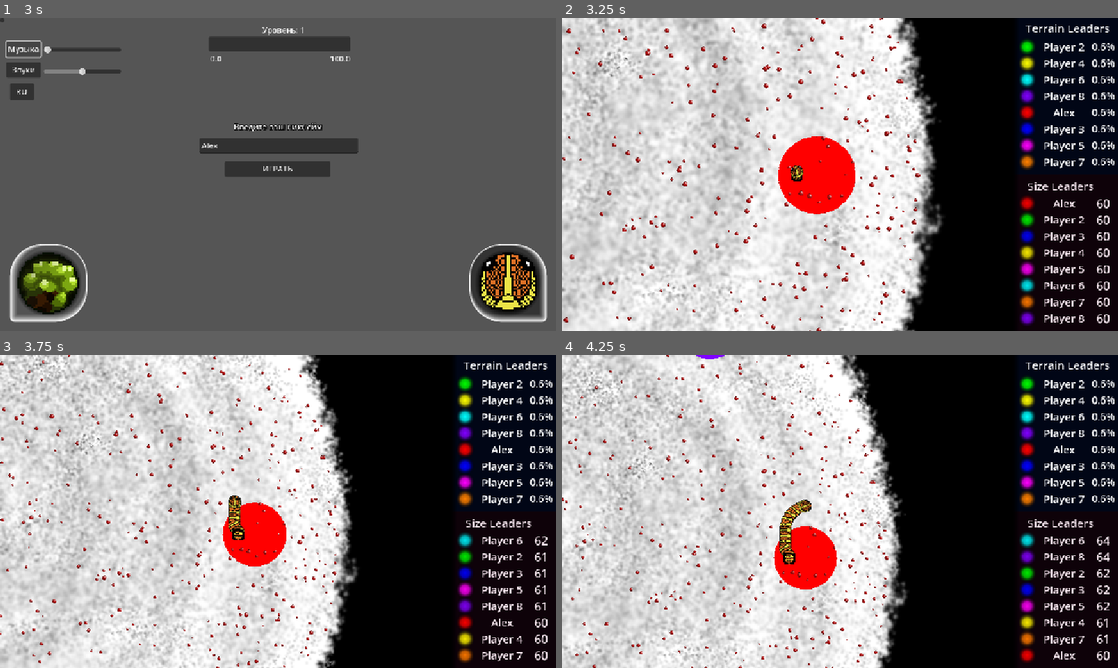
Above: before the commit, frames 1-4 (two rows, left to right).
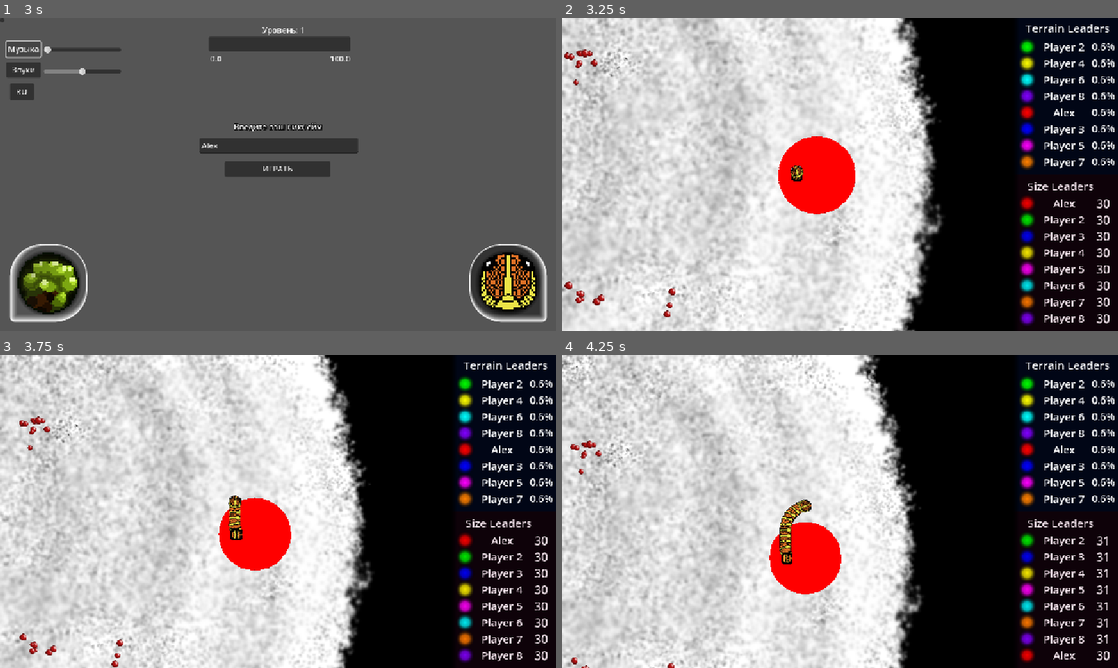
Above: after the commit, the same moments.

Repository: PeVANoD/Development-Management
Game: Godot game, scene res://project/scenes/menu/main_menu.tscn
The game is run twice, just before and just after one commit, with the same random seed, the same clock (stepped at 60 frames per second) and the same inputs. Sound files missing from this copy of the repository are replaced by a short silence.
Inputs (mouse positions are in pixels of both pictures, inside the frame that each line leads up to):
- Up to frame 1 (3 s): click (278, 146) at 0.52 s; type "Alex" at 0.6 s; click "ИГРАТЬ" at 1.25 s; click "ИГРАТЬ" at 2 s; click "Музыка" at 2.75 s
- Up to frame 2 (3.25 s): no input
- Up to frame 3 (3.75 s): tap Enter (Enter) at 3.5, 3.6 s; move the mouse to (400, 495) at 3.52 s; hold Up (ui_up) from 3.53 s (still down); click (400, 495) at 3.67 s
- Up to frame 4 (4.25 s): keep holding Up (ui_up)

Frame 1 is identical in both runs. In frame 2, 1.9% of the frame differs, in the area x 0-98%, y 0-100%; in frame 3, 20%, in the area x 0-99%, y 0-100%; in frame 4, 20%.
Error in both runs: Cannot call method 'change_scene_to_file' on a null value. (res://project/scripts/menu/main_menu_script.gd:106)

Commit message:
Spawn food

Diff:
--- a/project/scenes/ui.tscn
+++ b/project/scenes/ui.tscn
@@ -1015,3 +1015,14 @@
 layout_mode = 2
 text = "Exp gained:"
 horizontal_alignment = 1
+
+[node name="OutTerritoryWarning" type="Label" parent="CanvasLayer/uiNode"]
+visible = false
+layout_mode = 0
+offset_left = 17.0
+offset_top = 15.0
+offset_right = 324.0
+offset_bottom = 68.0
+theme_override_colors/font_color = Color(0.746585, 2.00946e-06, 8.66354e-07, 1)
+theme_override_font_sizes/font_size = 20
+text = "Вернись в свою территорию"
--- a/project/scripts/map.gd
+++ b/project/scripts/map.gd
@@ -7,6 +7,11 @@
 @export var snakeArr = []
 var territory_capture: TerritoryCapture
 var ai_snakes: Array = []  # Массив змеек с включенным AI
+
+# Система спавнеров еды
+var food_spawners: Array = []  # Массив позиций спавнеров
+var spawner_count = 25  # Количество невидимых точек спавна (уменьшил с 20)
+var spawner_radius = 50  # Радиус в котором может появиться еда от спавнера
 
 func _ready():
 	G.alive = true
@@ -18,8 +23,8 @@
 	territory_capture.position = Vector2.ZERO
 	$Music.play()
 
-
-	genFood(radius)
+	create_food_spawners()  # Создаем невидимые точки спавна
+	genFood(100)
 	spawn_initial_snakes()
 
 func spawn_initial_snakes():
@@ -27,18 +32,72 @@
 	for i in range(snake_count):
 		genSnake(i)
 
+# Создание невидимых точек спавна еды
+func create_food_spawners():
+	food_spawners.clear()
+	for i in range(spawner_count):
+		# Генерируем случайную позицию в круге
+		var angle = randf() * 2 * PI
+		var distance = randf() * (radius - 100)  # Отступ от края карты
+		var spawner_pos = Vector2(cos(angle) * distance, sin(angle) * distance)
+		food_spawners.append(spawner_pos)
+
+# Найти ближайший спавнер к позиции
+func find_nearest_spawner(pos: Vector2) -> Vector2:
+	if food_spawners.is_empty():
+		return pos
+
+	var nearest_spawner = food_spawners[0]
+	var min_distance = pos.distance_to(nearest_spawner)
+
+	for spawner in food_spawners:
+		var distance = pos.distance_to(spawner)
+		if distance < min_distance:
+			min_distance = distance
+			nearest_spawner = spawner
+
+	return nearest_spawner
+
+# Генерация позиции рядом со спавнером
+func get_spawn_position_near_spawner(spawner_pos: Vector2) -> Vector2:
+	var angle = randf() * 2 * PI
+	var distance = randf() * spawner_radius
+	var offset = Vector2(cos(angle) * distance, sin(angle) * distance)
+	var final_pos = spawner_pos + offset
+
+	# Проверяем, что позиция в пределах карты
+	if final_pos.length() > radius - 50:
+		# Если вышли за границы, генерируем ближе к центру спавнера
+		distance = randf() * (spawner_radius * 0.5)
+		offset = Vector2(cos(angle) * distance, sin(angle) * distance)
+		final_pos = spawner_pos + offset
+
+	return final_pos
+
 
 func genFood(amount = 1, pos = false):
 	for i in range(amount):
 		var createFood = FOOD.instantiate()
 		if !pos:
-			var fX = randi_range(-radius,radius)
-			var maxY = sqrt(radius * radius - fX * fX)
-			var fY = randi_range(-maxY,maxY)
-			createFood.global_position = Vector2(fX,fY)
+			# Используем систему спавнеров
+			if food_spawners.size() > 0:
+				# Выбираем случайный спавнер
+				var random_spawner = food_spawners[randi() % food_spawners.size()]
+				createFood.global_position = get_spawn_position_near_spawner(random_spawner)
+			else:
+				# Fallback к старой системе если спавнеры не созданы
+				var fX = randi_range(-radius,radius)
+				var maxY = sqrt(radius * radius - fX * fX)
+				var fY = randi_range(-maxY,maxY)
+				createFood.global_position = Vector2(fX,fY)
 		else:
-			createFood.global_position = pos
-		var scalee = randf_range(0.5,1.3)
+			# Если задана конкретная позиция, ищем ближайший спавнер
+			if food_spawners.size() > 0:
+				var nearest_spawner = find_nearest_spawner(pos)
+				createFood.global_position = get_spawn_position_near_spawner(nearest_spawner)
+			else:
+				createFood.global_position = pos
+		var scalee = randf_range(1, 2)
 		createFood.scale = Vector2(scalee,scalee)
 		$Food.call_deferred("add_child", createFood)
 
--- a/project/scripts/snake.gd
+++ b/project/scripts/snake.gd
@@ -65,7 +65,7 @@
 	# инициирует размер змейки
 	for i in range(maxHistoryLength):
 		positionHistory.push_front($Head.global_position)
-	bodyGrow(60)
+	bodyGrow(30)
 	await get_tree().create_timer(0.1).timeout
 	changeBody()
 
@@ -226,6 +226,7 @@
 		debuff_out_territory(delta)
 	else:
 		debuff_amount = 1.0
+		first_debuff_timer = 0.0
 
 func changeBody():
 	var length = ($Body.get_child_count()+20.0)/40.0
@@ -238,20 +239,34 @@
 
 # уменьшение змейки
 func loseGrowth(amount = 1):
+	# Проверяем, что змейка еще существует
+	if not is_inside_tree():
+		return
+
 	for i in range(amount):
 		var part_count = $Body.get_child_count()
-		if part_count > 1:
+		if part_count > 0:
 			var lose_part = $Body.get_child(part_count-1)
-			map_node.genFood(1,lose_part.global_position)
+			if map_node and is_inside_tree():  # Проверяем что map_node существует
+				map_node.genFood(1,lose_part.global_position)
 			lose_part.queue_free()
 			maxHistoryLength -= addLength
 			length -= 1
-			changeBody()
+			if is_inside_tree():  # Проверяем перед вызовом changeBody
+				changeBody()
 			await get_tree().create_timer(0.01).timeout
 
 # увеличение змейки
 func bodyGrow(amount = 1):
+	# Проверяем, что змейка еще жива и у неё есть части тела
+	if not is_inside_tree() or $Body.get_child_count() == 0:
+		return
+
 	for i in range(amount):
+		# Дополнительная проверка на каждой итерации
+		if $Body.get_child_count() == 0:
+			break
+
 		var newPart = $Body.get_child(0).duplicate()
 		newPart.z_index = $Body.get_child_count() - 1
 		length += 1
@@ -306,6 +321,10 @@
 # при попадании головы во что-то
 func _in_mouth_body_entered(body):
 	if body.is_in_group("Food"):
+		# Проверяем, что змейка еще жива перед поеданием
+		if not is_inside_tree() or $Body.get_child_count() == 0:
+			return
+
 		body.get_node("CollisionShape2D").set_deferred("disabled", true)
 		suck_food(body)
 		if !randi_range(0,2):
@@ -428,16 +447,19 @@
 
 	return closest_point
 
+var debuff_amount = 1.0
+var max_debuff_amount = 5.0
+var time_to_debuff = 5.0
 var debuff_timer = 0.0
-var debuff_amount = 1.0
-var max_debuff_amount = 2.0
+var first_debuff_timer = 0.0
 func debuff_out_territory(delta):
-	if debuff_timer > 1.0/debuff_amount:
-		debuff_timer = 0.0
-		if $Body.get_child_count() < 1:
-			kill_snake()
-		debuff_amount = clamp(debuff_amount*1.05,1.0,max_debuff_amount)
-		loseGrowth(round(debuff_amount))
-		#print(debuff_amount)
-		#print_rich("losing grow")
-	debuff_timer += delta
+	if first_debuff_timer >= 7:
+		if debuff_timer >= 0.3 / debuff_amount:
+			debuff_timer = 0.0
+			if $Body.get_child_count() <= 2:
+				kill_snake()
+				return
+			debuff_amount *= 1.05
+			loseGrowth(1)
+		debuff_timer += delta
+	first_debuff_timer += delta
